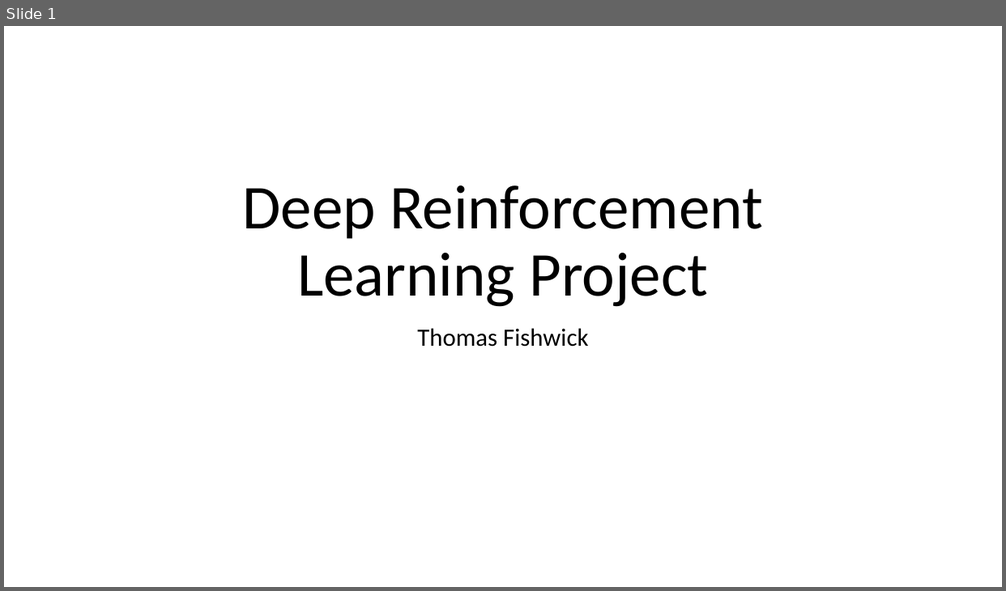
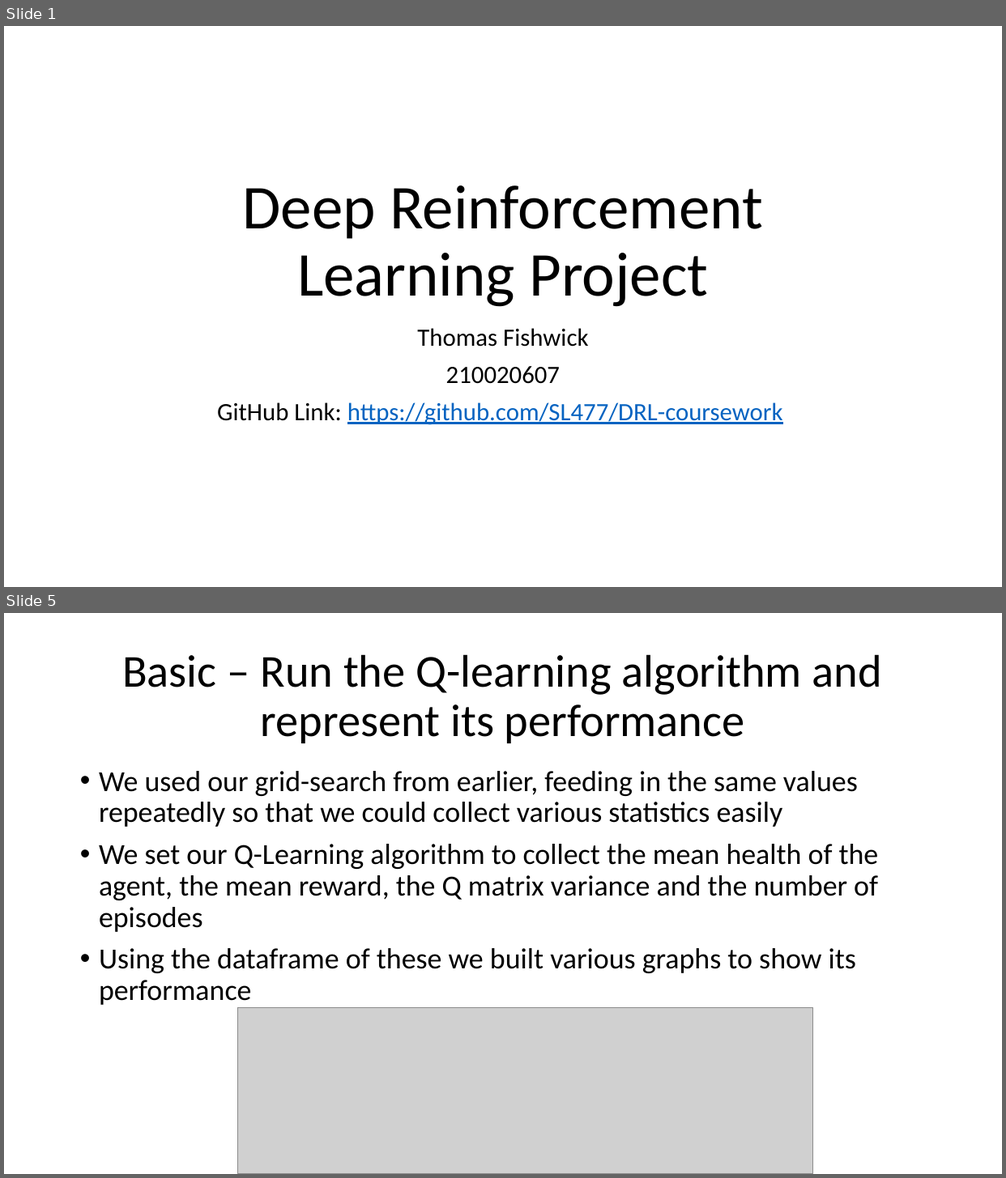
Before and after one commit to SL477/DRL-coursework, a slide deck: presentation.pptx. Shown one above the other, each under a label of ours: slide 1 before the commit, slides 1 and 5 after it; the slides between them are not shown. The pictures are 1006x591 and 1006x1178 pixels, drawn with LibreOffice and Linux fonts; fonts in the diff are those of the drawing; grey boxes stand for pictures. Boxes give left, top, right and bottom in pixels: in the first picture for what was removed or moved away, otherwise in the second. Text is boxed around its words. In the diff, an @@ line names an element or a change of style, - is before the commit and + after.

```diff
--- a/presentation.pptx
+++ b/presentation.pptx
@@ slide 5 added at [4,613,1002,1174], background #FFFFFF @@
@@ title added at [122,654,882,743], 44 pt, text #000000 @@
+Basic – Run the Q-learning algorithm and represent its performance
@@ text added at [99,771,879,1008], 28 pt, text #000000 @@
+• We used our grid-search from earlier, feeding in the same values repeatedly so that we could collect various statistics easily
+• We set our Q-Learning algorithm to collect the mean health of the agent, the mean reward, the Q matrix variance and the number of episodes
+• Using the dataframe of these we built various graphs to show its performance
@@ picture added at [237,1007,812,1174] @@
@@ slide 1 changed as well @@
@@ subtitle at [217,366,783,425]: paragraphs added @@
+210020607
+GitHub Link: https://github.com/SL477/DRL-coursework
```
Also in this commit, not shown: 12 other slides added, 1 other file.
